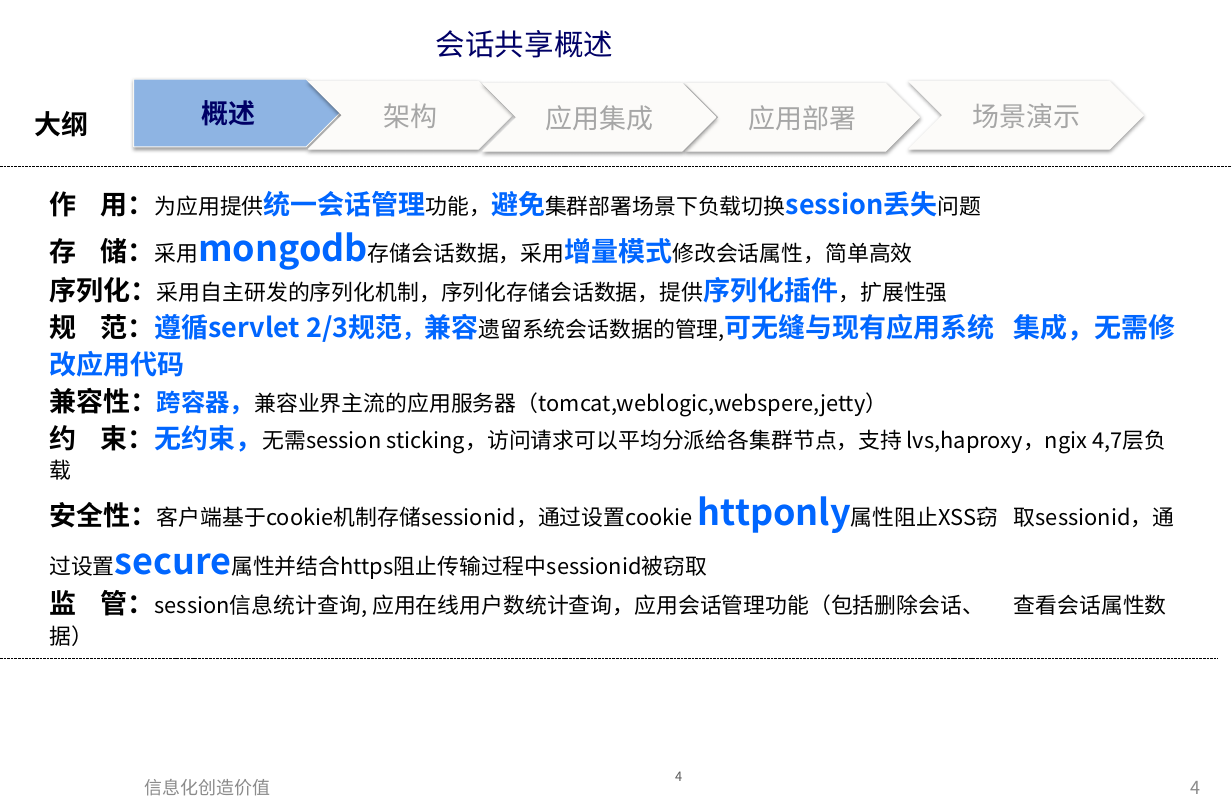
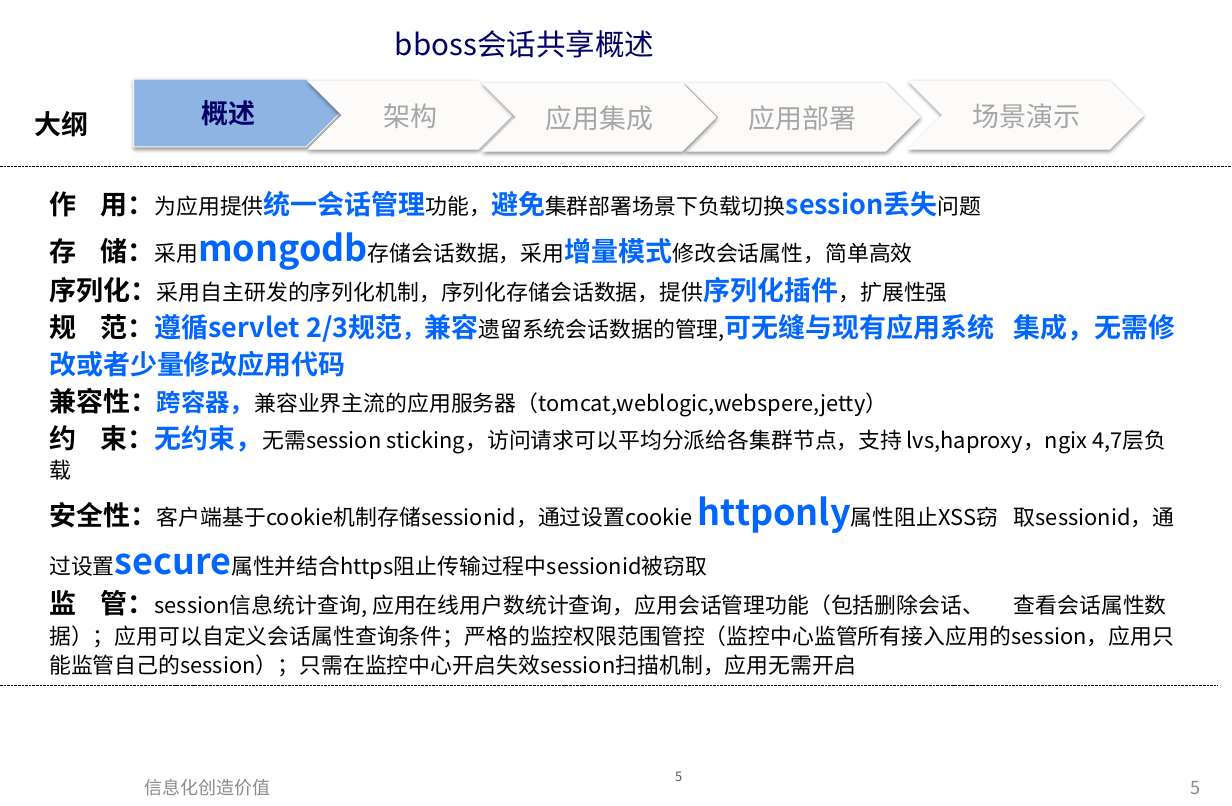
Before and after one commit to bbossgroups/bboss-document, a slide deck: slide 5 of 文档/bboss会话共享介绍.pptx (slide 4 before the commit). Drawn at 1232x806 pixels with LibreOffice and Linux fonts; fonts in the diff are those of the drawing. Boxes give left, top, right and bottom in pixels: in the first picture for what was removed or moved away, otherwise in the second. Text is boxed around its words. In the diff, an @@ line names an element or a change of style, - is before the commit and + after.

```diff
--- a/文档/bboss会话共享介绍.pptx
+++ b/文档/bboss会话共享介绍.pptx
@@ title at (395,30,654,58): text changed @@
-会话共享概述
+bboss会话共享概述
@@ text at (49,314,1176,377): text changed @@
-规 范：遵循servlet 2/3规范，兼容遗留系统会话数据的管理,可无缝与现有应用系统 集成，无需修改应用代码
+规 范：遵循servlet 2/3规范，兼容遗留系统会话数据的管理,可无缝与现有应用系统 集成，无需修改或者少量修改应用代码
@@ text at (49,590,1174,677): text changed @@
-监 管：session信息统计查询, 应用在线用户数统计查询，应用会话管理功能（包括删除会话、 查看会话属性数据）
+监 管：session信息统计查询, 应用在线用户数统计查询，应用会话管理功能（包括删除会话、 查看会话属性数据）；应用可以自定义会话属性查询条件；严格的监控权限范围管控（监控中心监管所有接入应用的session，应用只能监管自己的session）；只需在监控中心开启失效session扫描机制，应用无需开启
@@ line moved from (0, 658) - (1217, 658) to (0, 685) - (1217, 685) @@
@@ page number at (675,771,682,781): text changed @@
-4
+5
@@ page number at (1191,781,1201,794): text changed @@
-4
+5
```
Also in this commit, not shown: 2 other slides changed.
